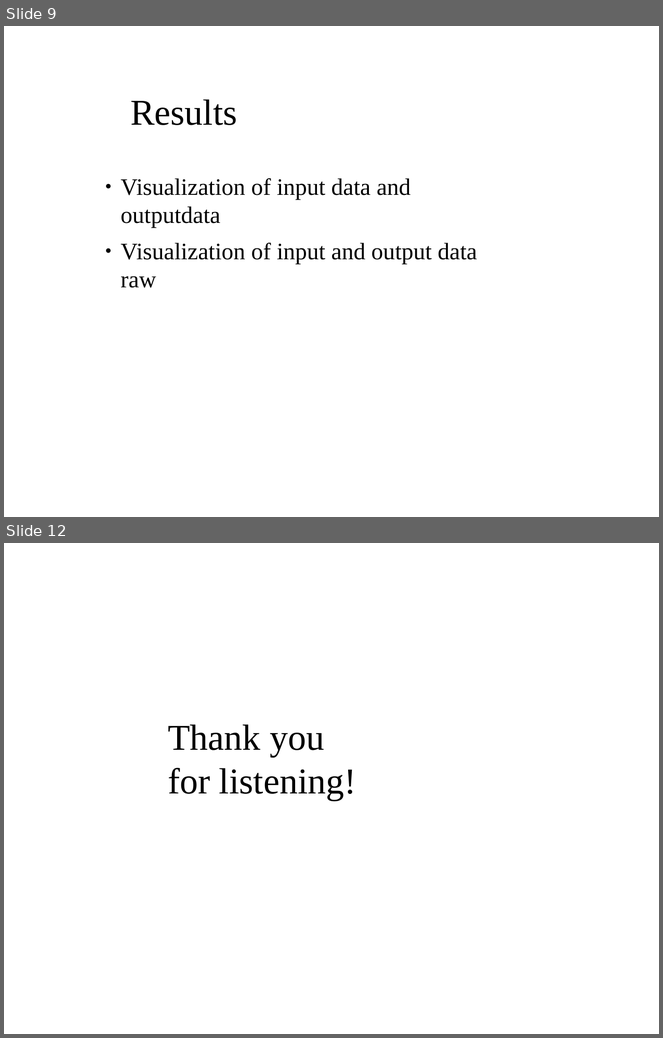
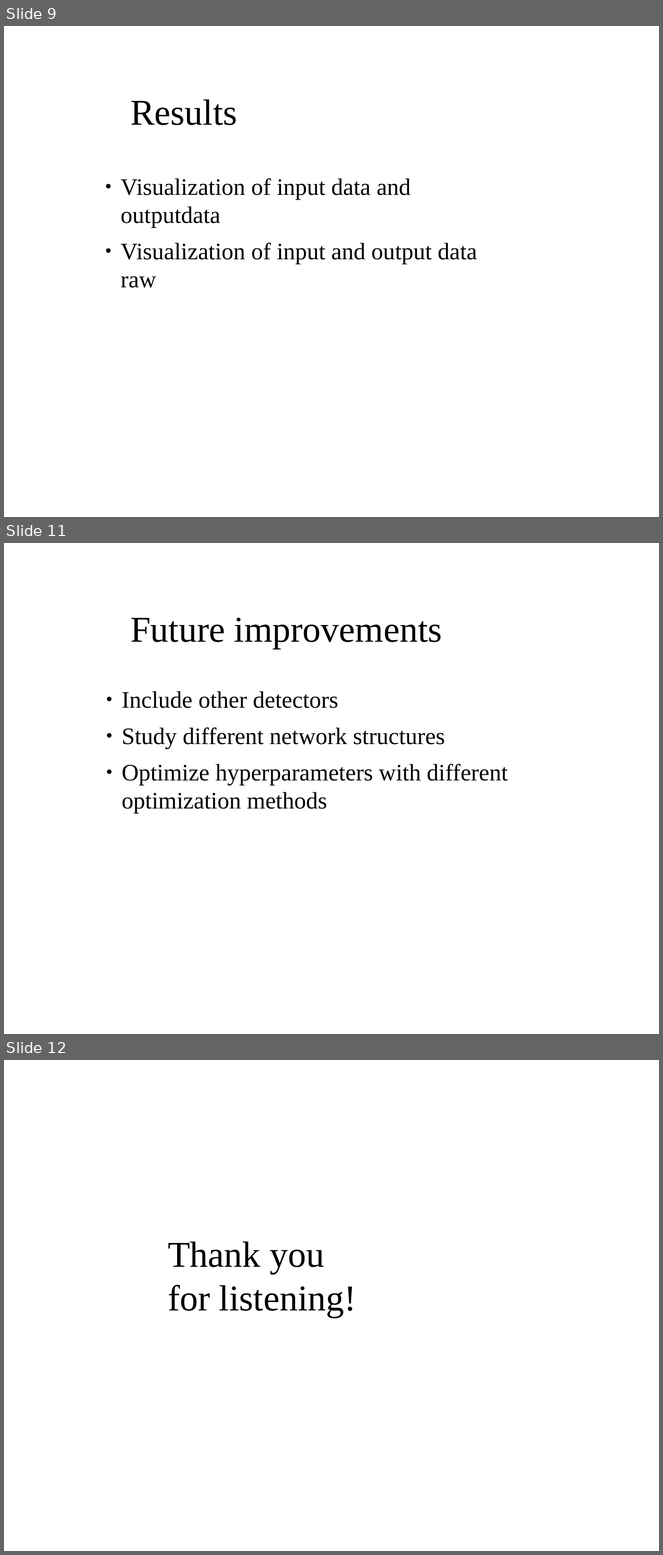
Before and after one commit to aaaaarvi/Projektarbete17, a slide deck: presentation/presentation.odp. Shown one above the other, each under a label of ours: slides 9 and 12 before the commit, slides 9, 11 and 12 after it; the slides between them are not shown. The pictures are 663x1038 and 663x1555 pixels, drawn with LibreOffice and Linux fonts; fonts in the diff are those of the drawing; background and template pictures are left out. Boxes give left, top, right and bottom in pixels: in the first picture for what was removed or moved away, otherwise in the second. Text is boxed around its words. In the diff, an @@ line names an element or a change of style, - is before the commit and + after.

```diff
--- a/presentation/presentation.odp
+++ b/presentation/presentation.odp
@@ slide 11 added at (4, 543, 659, 1034), background picture (left out) @@
@@ title added at (130, 617, 442, 649), 40 pt, text #000000 @@
+Future improvements
@@ text added at (122, 691, 508, 813), 26 pt, text #000000 @@
+● Include other detectors
+● Study different network structures
+● Optimize hyperparameters with different optimization methods
```
Also in this commit, not shown: 6 slides changed, 1 slide removed.
